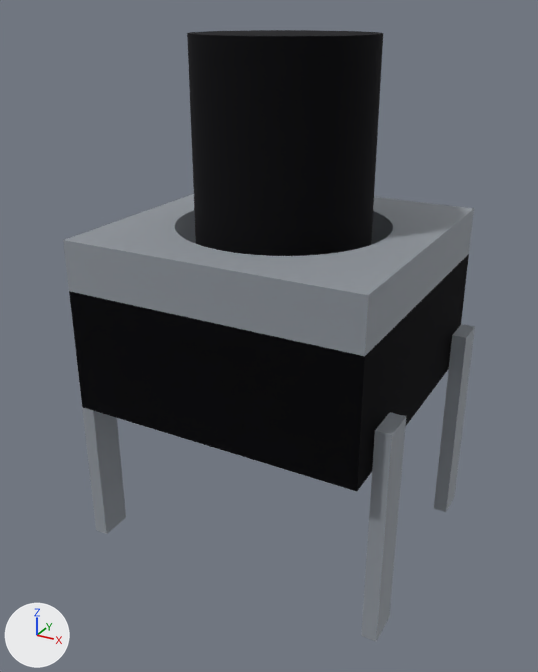
The glTF model parts/tactile-switch-6mm/tactile-switch-6mm.glb: old version first, new version second.
The view is the same before and after, from a 50 mm camera at (0.00672, -0.01283, 0.0074) aimed at (-0.00013, -0.00036, 0.00117). Every picture has the same lights, and +X, +Y and +Z are marked at lower left. The older version comes first. Where no turn or scale is listed for an object, it has been applied to the vertices.

The older version as bpy lines, for what is in view:
```python
ob_leg_1 = bpy.data.objects.new('leg-1', me_mesh_3)
ob_leg_1.location = (0.00325, -0.00225, -0.00125)
ob_leg_2 = bpy.data.objects.new('leg-2', me_mesh_4)
ob_leg_2.parent = ob_node_0
ob_leg_2.location = (-0.00325, 0.00125, -0.00225)
ob_leg_3 = bpy.data.objects.new('leg-3', me_mesh_4)
ob_leg_3.parent = ob_node_0
ob_leg_3.location = (0.00325, 0.00125, 0.00225)
ob_mesh_0 = bpy.data.objects.new('Mesh_0', me_mesh_0)
ob_mesh_0.location = (0.0, 0.0, 0.00125)
ob_mesh_1 = bpy.data.objects.new('Mesh_1', me_mesh_1)
ob_mesh_1.location = (0.0, 0.0, 0.0)
ob_stem = bpy.data.objects.new('stem', me_mesh_2)
ob_stem.location = (0.0, 0.0, 0.00488)
```
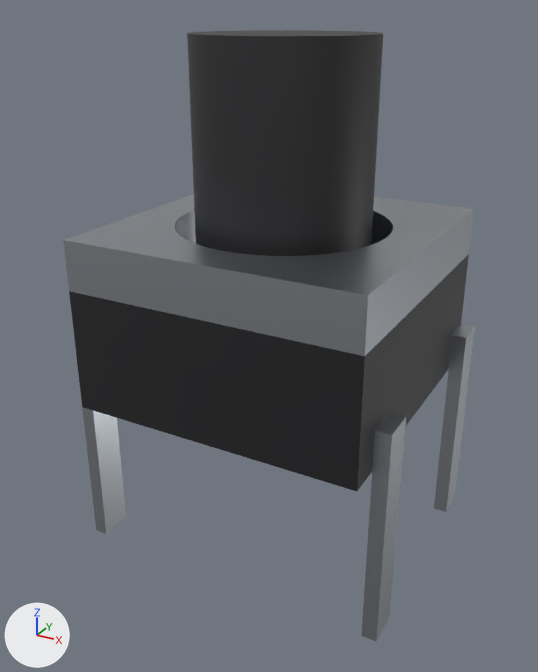
What changed in the scene script:
```text
Change mat_mat_0:
    mat_mat_0.metallic: 1.0 -> 0.0
    mat_mat_0.roughness: 1.0 -> 0.52
Change mat_mat_1:
    mat_mat_1.roughness: 1.0 -> 0.36
Change mat_mat_2:
    mat_mat_2.metallic: 1.0 -> 0.0
    mat_mat_2.roughness: 1.0 -> 0.52
```

Pixel boxes [x1, y1, x2, y2] of what changed, in the pictures (538 x 672 px):
'Mesh_0', surface changed (lighter): [69, 254, 469, 491] in both
'stem', surface changed (lighter): [187, 30, 383, 256] in both
'Mesh_1', surface changed: [63, 194, 474, 356] in both
'leg-1', surface changed: [361, 412, 406, 641] in both
'leg-2', surface changed: [76, 356, 126, 534] in both
